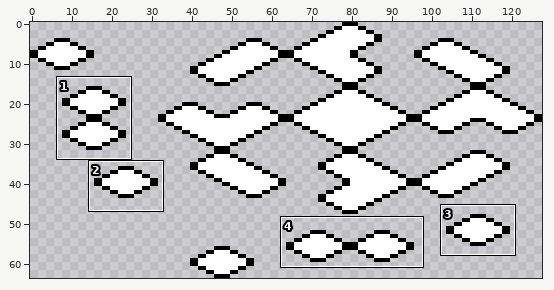
Edited in one commit: pixel-art file (tile_sets/templates/d_transparent_topface_template.aseprite). Above: a wide view before the commit, with the close-up outlined.
Close-up. Before the commit:
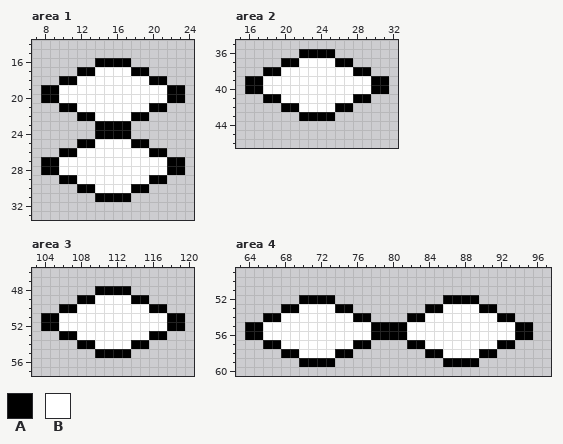
128x64 pixels, 1 frame. Shown: area 1: x 7..24, y 14..33; area 2: x 15..32, y 35..46; area 3: x 103..120, y 46..57; area 4: x 63..97, y 49..60. The commit also changed other parts of the picture, which this record leaves out.
Palette (. is transparent): A #000000  B #ffffff
Pixels before, area 1, first column x 8:
16 ......AAAA......
17 ....AABBBBAA....
18 ..AABBBBBBBBAA..
19 AABBBBBBBBBBBBAA
20 AABBBBBBBBBBBBAA
21 ..AABBBBBBBBAA..
22 ....AABBBBAA....
23 ......AAAA......
24 ......AAAA......
25 ....AABBBBAA....
26 ..AABBBBBBBBAA..
27 AABBBBBBBBBBBBAA
28 AABBBBBBBBBBBBAA
29 ..AABBBBBBBBAA..
30 ....AABBBBAA....
31 ......AAAA......
Pixels before, area 2, first column x 16:
36 ......AAAA......
37 ....AABBBBAA....
38 ..AABBBBBBBBAA..
39 AABBBBBBBBBBBBAA
40 AABBBBBBBBBBBBAA
41 ..AABBBBBBBBAA..
42 ....AABBBBAA....
43 ......AAAA......
Pixels before, area 3, first column x 104:
48 ......AAAA......
49 ....AABBBBAA....
50 ..AABBBBBBBBAA..
51 AABBBBBBBBBBBBAA
52 AABBBBBBBBBBBBAA
53 ..AABBBBBBBBAA..
54 ....AABBBBAA....
55 ......AAAA......
Pixels before, area 4, first column x 64:
52 ......AAAA............AAAA......
53 ....AABBBBAA........AABBBBAA....
54 ..AABBBBBBBBAA....AABBBBBBBBAA..
55 AABBBBBBBBBBBBAAAABBBBBBBBBBBBAA
56 AABBBBBBBBBBBBAAAABBBBBBBBBBBBAA
57 ..AABBBBBBBBAA....AABBBBBBBBAA..
58 ....AABBBBAA........AABBBBAA....
59 ......AAAA............AAAA......
The result:
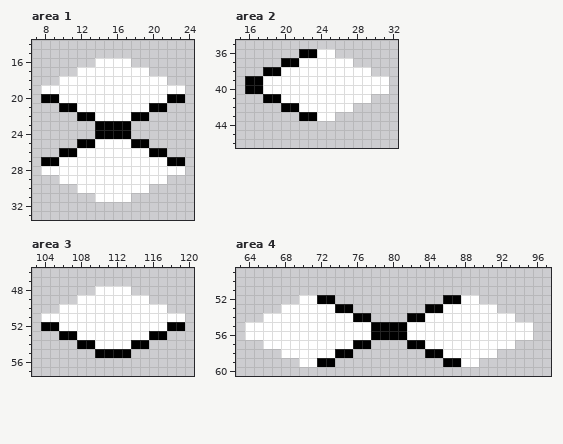
The exact change:
Area 1:
The edit turns colour A into colour B in row 16 at x 14 to 17; in row 17 at x 12 to 13 and 18 to 19; in row 18 at x 10 to 11 and 20 to 21; in row 19 at x 8 to 9 and 22 to 23; in row 28 at x 8 to 9 and 22 to 23; in row 29 at x 10 to 11 and 20 to 21.
The edit turns colour A into colour B in row 30 at x 12 to 13 and 18 to 19; in row 31 at x 14 to 17.
Area 2:
The edit turns colour A into colour B in row 36 at x 24 to 25; in row 37 at x 26 to 27; in row 38 at x 28 to 29; in rows 39 to 40 at x 30 to 31; in row 41 at x 28 to 29; in row 42 at x 26 to 27.
The edit turns colour A into colour B in row 43 at x 24 to 25.
Area 3:
The edit turns colour A into colour B in row 48 at x 110 to 113; in row 49 at x 108 to 109 and 114 to 115; in row 50 at x 106 to 107 and 116 to 117; in row 51 at x 104 to 105 and 118 to 119.
Area 4:
The edit turns colour A into colour B in row 52 at x 70 to 71 and 88 to 89; in row 53 at x 68 to 69 and 90 to 91; in row 54 at x 66 to 67 and 92 to 93; in rows 55 to 56 at x 64 to 65 and 94 to 95; in row 57 at x 66 to 67 and 92 to 93; in row 58 at x 68 to 69 and 90 to 91.
The edit turns colour A into colour B in row 59 at x 70 to 71 and 88 to 89.
